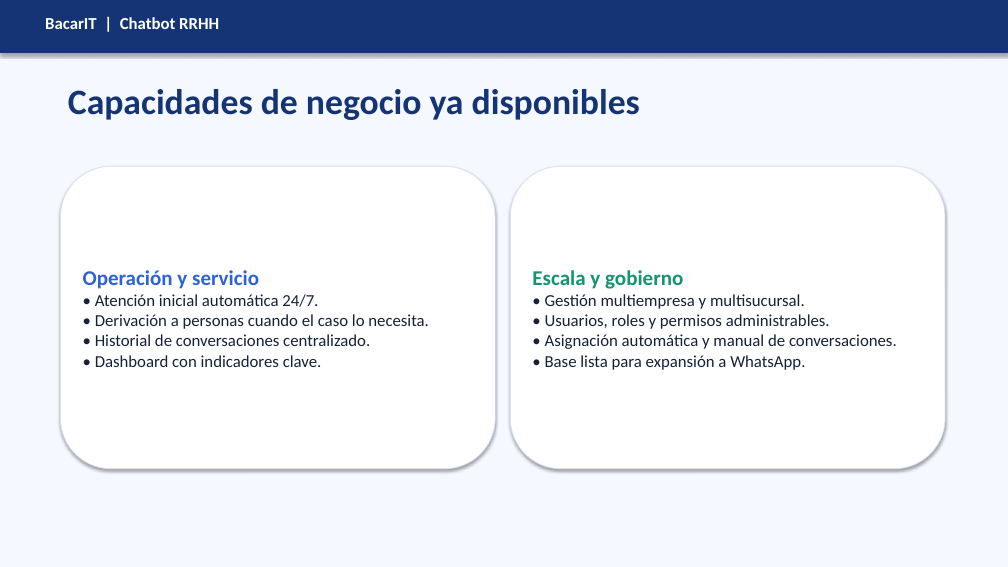
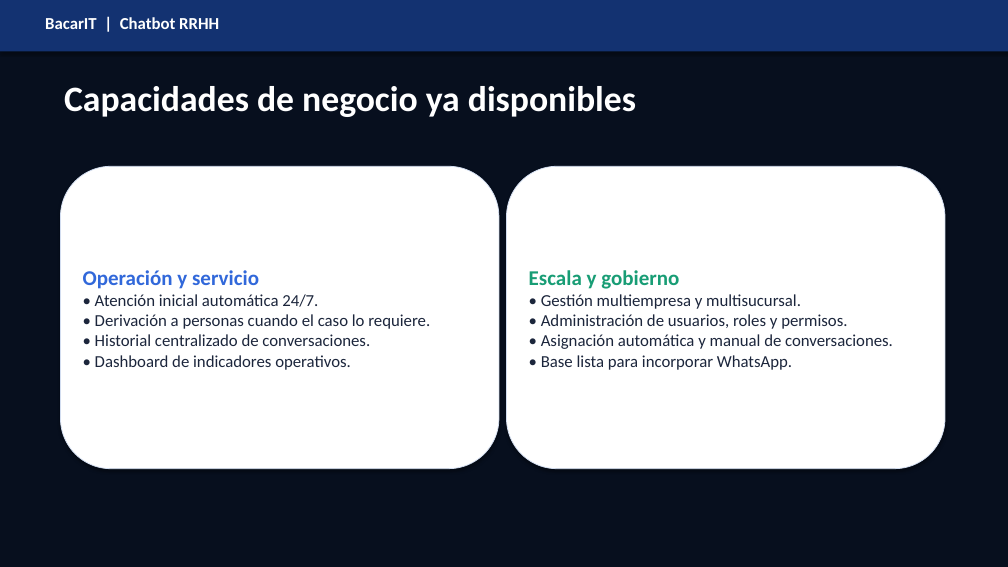
Before and after one commit to deboraq/ChatBotRRHH, a slide deck: slide 6 of docs/Presentacion_Chatbot_RRHH_Bacar.pptx. Drawn at 1008x567 pixels with LibreOffice and Linux fonts; fonts in the diff are those of the drawing; background and template pictures are left out; a plain dark background stands for a picture behind light text. Boxes give left, top, right and bottom in pixels: in the first picture for what was removed or moved away, otherwise in the second. Text is boxed around its words. In the diff, an @@ line names an element or a change of style, - is before the commit and + after.

```diff
--- a/docs/Presentacion_Chatbot_RRHH_Bacar.pptx
+++ b/docs/Presentacion_Chatbot_RRHH_Bacar.pptx
@@ background #F5F8FE to picture (left out) @@
@@ rectangle at (x1=0, y1=0, x2=1008, y2=51): fill #143475 to #133271 @@
@@ rectangle added at (x1=0, y1=0, x2=1008, y2=567), fill #070F1E @@
@@ text "Capacidades de negocio ya disponibles" at (x1=64, y1=86, x2=636, y2=117): text colour #143475 to #FFFFFF @@
@@ rounded rectangle "Operación y servicio" at (x1=60, y1=166, x2=499, y2=469): outline #D8E2F3 0.75 pt to #D2DDF0 0.75 pt @@
@@ rounded rectangle "Operación y servicio" resized from (x1=60, y1=166, x2=495, y2=469) to (x1=60, y1=166, x2=499, y2=469) @@
@@ rounded rectangle "Escala y gobierno" at (x1=507, y1=166, x2=945, y2=469): outline #D8E2F3 0.75 pt to #D2DDF0 0.75 pt @@
@@ text in rounded rectangle at (x1=83, y1=270, x2=318, y2=307): text colour #2D63D6 to #3168DA in "Operación y servicio"; text colour #16213A to #1C263C in "• Atención inicial automática 24/7." @@
@@ text in rounded rectangle at (x1=529, y1=270, x2=893, y2=349): text colour #15946E to #189D75 in "Escala y gobierno"; text colour #16213A to #1C263C in "• Gestión multiempresa y multisucursal.", "• Asignación automática y manual de conversaciones." @@
@@ text in rounded rectangle at (x1=95, y1=314, x2=430, y2=370): text changed; text colour #16213A to #1C263C @@
-• Derivación a personas cuando el caso lo necesita.
-• Historial de conversaciones centralizado.
-• Dashboard con indicadores clave.
+• Derivación a personas cuando el caso lo requiere.
+• Historial centralizado de conversaciones.
+• Dashboard de indicadores operativos.
@@ text in rounded rectangle at (x1=541, y1=314, x2=847, y2=329): text changed; text colour #16213A to #1C263C @@
-• Usuarios, roles y permisos administrables.
+• Administración de usuarios, roles y permisos.
@@ text in rounded rectangle at (x1=541, y1=355, x2=792, y2=370): text changed; text colour #16213A to #1C263C @@
-• Base lista para expansión a WhatsApp.
+• Base lista para incorporar WhatsApp.
```
Also in this commit, not shown: 4 other slides changed, 4 slides added, 5 slides removed, 4 other files.
